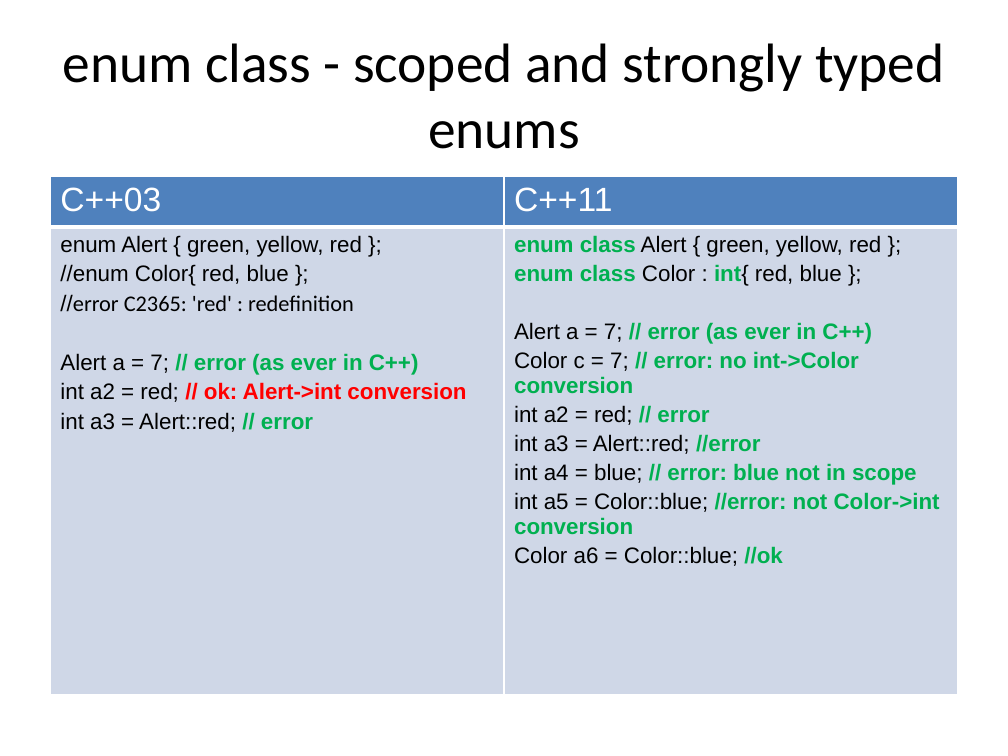
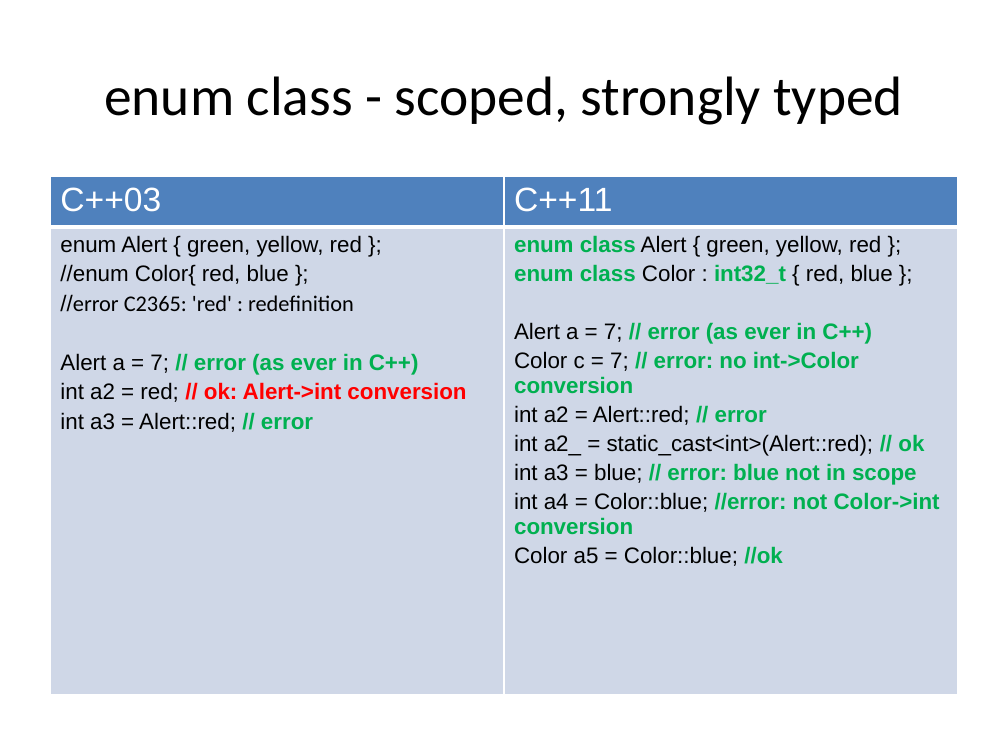
Before and after one commit to xtofl/cpp11training, a slide deck: slide 38 of slides/1.coreextensions-c11-121213071023-phpapp02-reordered.pptx (slide 32 before the commit). Drawn at 1008x756 pixels with LibreOffice and Linux fonts; fonts in the diff are those of the drawing. Boxes give left, top, right and bottom in pixels: in the first picture for what was removed or moved away, otherwise in the second. Text is boxed around its words. In the diff, an @@ line names an element or a change of style, - is before the commit and + after.

```diff
--- a/slides/1.coreextensions-c11-121213071023-phpapp02-reordered.pptx
+++ b/slides/1.coreextensions-c11-121213071023-phpapp02-reordered.pptx
@@ title at [104, 76, 902, 125]: text changed @@
-enum class - scoped and strongly typed enums
+enum class - scoped, strongly typed
@@ table at [50, 176, 958, 570] @@
-row 2, column 2: enum class Alert { green, yellow, red }; / enum class Color : int{ red, blue }; / Alert a = 7; // error (as ever in C++) / Color c = 7; // error: no int->Color conversion / int a2 = red; // error / int a3 = Alert::red; //error / int a4 = blue; // error: blue not in scope / int a5 = Color::blue; //error: not Color->int conversion / Color a6 = Color::blue; //ok
+row 2, column 2: enum class Alert { green, yellow, red }; / enum class Color : int32_t { red, blue }; / Alert a = 7; // error (as ever in C++) / Color c = 7; // error: no int->Color conversion / int a2 = Alert::red; // error / int a2_ = static_cast<int>(Alert::red); // ok / int a3 = blue; // error: blue not in scope / int a4 = Color::blue; //error: not Color->int conversion / Color a5 = Color::blue; //ok
```
Also in this commit, not shown: 22 other slides changed, 11 slides added, 2 other files.
